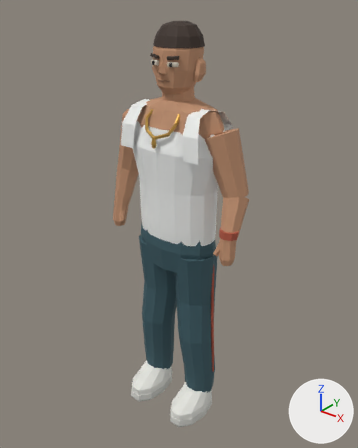
The glTF model characters/niko.glb, before and after one commit.
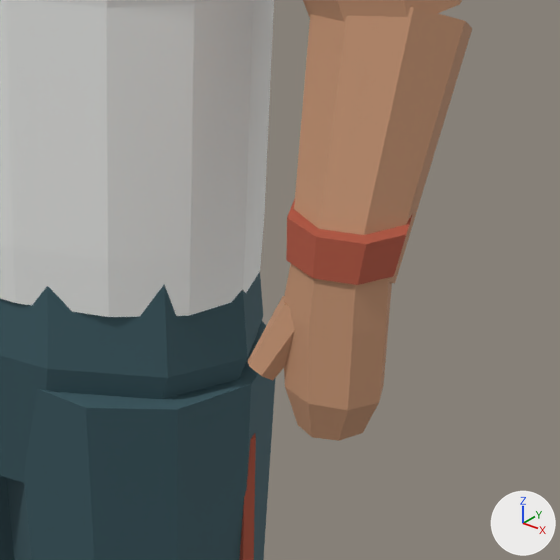
The first picture shows the older version from a 50 mm camera at (1.312, -1.628, 2.062) aimed at (-0.001, 0.015, 1.044). The close-ups show the older and then the newer version on the part from 48% to 74% of the width and 44% to 64% of the height of that picture. Only the edits that show in the close-ups are written down. Arrows for +X, +Y and +Z are at lower right; the lights stay in place. Vertices at exactly the same position are counted once.

The older version as bpy lines, for what is in view:
```python
me_01_niko___waist_and_hips = bpy.data.meshes.new('01 Niko | Waist and hips')
me_01_niko___waist_and_hips.from_pydata(...)  # 1068 vertices, 1914 faces; spans x -0.37..0.37, y -0.2..0.14, z 0.02..1.93
me_01_niko___waist_and_hips.materials.append(mat_01_niko___trousers)  # dark cyan #3a5a63
me_01_niko___waist_and_hips.materials.append(mat_cotton___chalk_white)  # white #f5f6f3
me_01_niko___waist_and_hips.materials.append(mat_01_niko___skin)  # brown #c0906f
me_01_niko___waist_and_hips.materials.append(mat_01_niko___accent)  # orange #b35740
me_01_niko___waist_and_hips.materials.append(mat_sneaker___rubber)  # light grey #d3d3cd
me_01_niko___waist_and_hips.materials.append(mat_sneaker___ivory)  # white #e6e6df
me_01_niko___waist_and_hips.materials.append(mat_hair___espresso)  # brown #3c2e26
me_01_niko___waist_and_hips.materials.append(mat_eyes___warm_ivory)  # pale yellow #d7cebf
me_01_niko___waist_and_hips.materials.append(mat_eyes___charcoal)  # black #29231f
me_01_niko___waist_and_hips.materials.append(mat_01_niko___lips)  # brown #a0775c
me_01_niko___waist_and_hips.materials.append(mat_jewelry___brushed_gold)  # orange #d6aa55
ob_01_niko___character = bpy.data.objects.new('01 Niko | Character', me_01_niko___waist_and_hips)
ob_01_niko___character.location = (0.0, 0.0, 0.0)
```
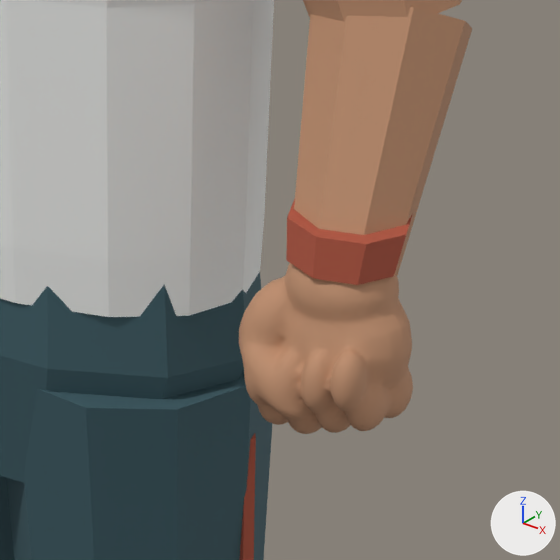
What differs and where, as boxes (x1, y1, x2, y2) in the close-ups (560 x 560 px):
'Avi | Sculpted fist left.001', added (brown): after (239, 263, 413, 434)
part 1 of me_01_niko___waist_and_hips, deleted (brown): before (248, 296, 295, 380)
part 2 of me_01_niko___waist_and_hips, built on: before (283, 224, 410, 441); after (358, 224, 410, 285)

The change, as a diff of the scene's bpy script:
```diff
--- a/characters/niko.glb.py
+++ b/characters/niko.glb.py
@@ me_01_niko___waist_and_hips @@
 # used by ob_01_niko___character; location = (0.0, 0.0, 0.0)
-me_01_niko___waist_and_hips.from_pydata(...)  # 1068 vertices, 1914 faces; spans x -0.37..0.37, y -0.2..0.14, z 0.02..1.93
+me_01_niko___waist_and_hips.from_pydata(...)  # 980 vertices, 1754 faces; spans x -0.37..0.37, y -0.2..0.14, z 0.02..1.93
+# me_01_niko___waist_and_hips part 1: the loose piece of 12 vertices spanning x 0.28..0.33, y -0.12..-0.08, z 1.03..1.09 is deleted
+# me_01_niko___waist_and_hips part 2
+# 32 vertices are removed from x 0.29..0.37, y -0.11..-0.04, z 1.0..1.12
+# 76 faces are deleted
+# 16 new faces join them, mat_01_niko___accent (orange #b35740)
+# other edits to the shape of me_01_niko___waist_and_hips do not show in these pictures
 me_01_niko___waist_and_hips.materials.append(mat_01_niko___trousers)
@@ me_sphere_002 @@
+me_sphere_002.from_pydata(...)  # 2002 vertices, 4000 faces; spans x 0.265..0.3844, y -0.1265..-0.0352, z 0.9885..1.1298
+me_sphere_002.materials.append(mat_01_niko___skin)  # brown #c0906f
@@ ob_avi___sculpted_fist_left_001 @@
+ob_avi___sculpted_fist_left_001 = bpy.data.objects.new('Avi | Sculpted fist left.001', me_sphere_002)
+ob_avi___sculpted_fist_left_001.location = (0.0, 0.0, 0.0)
```
